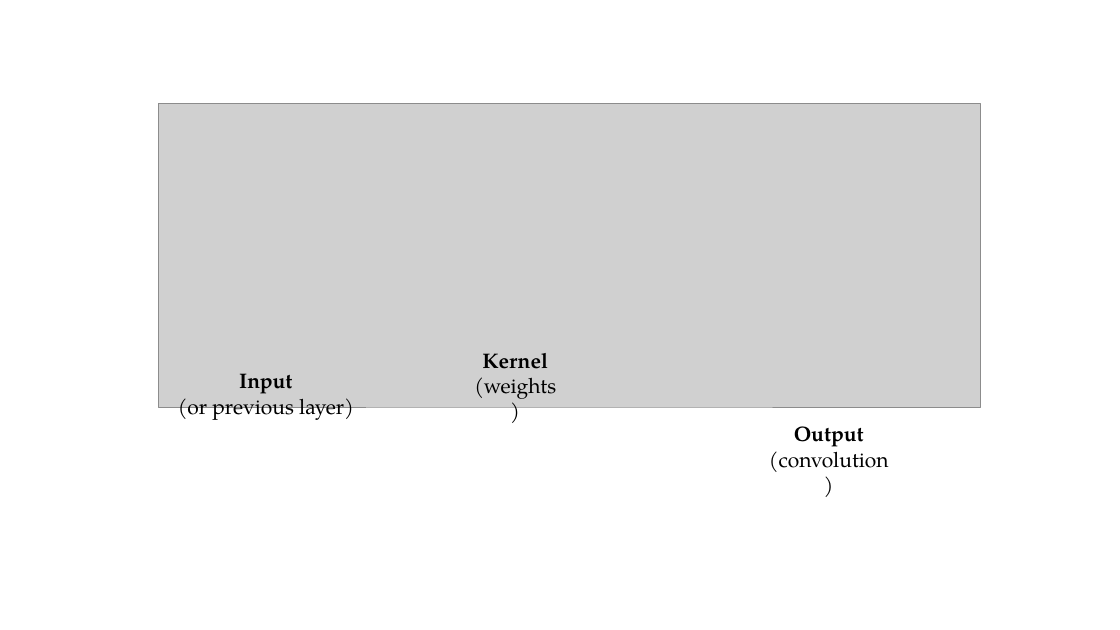
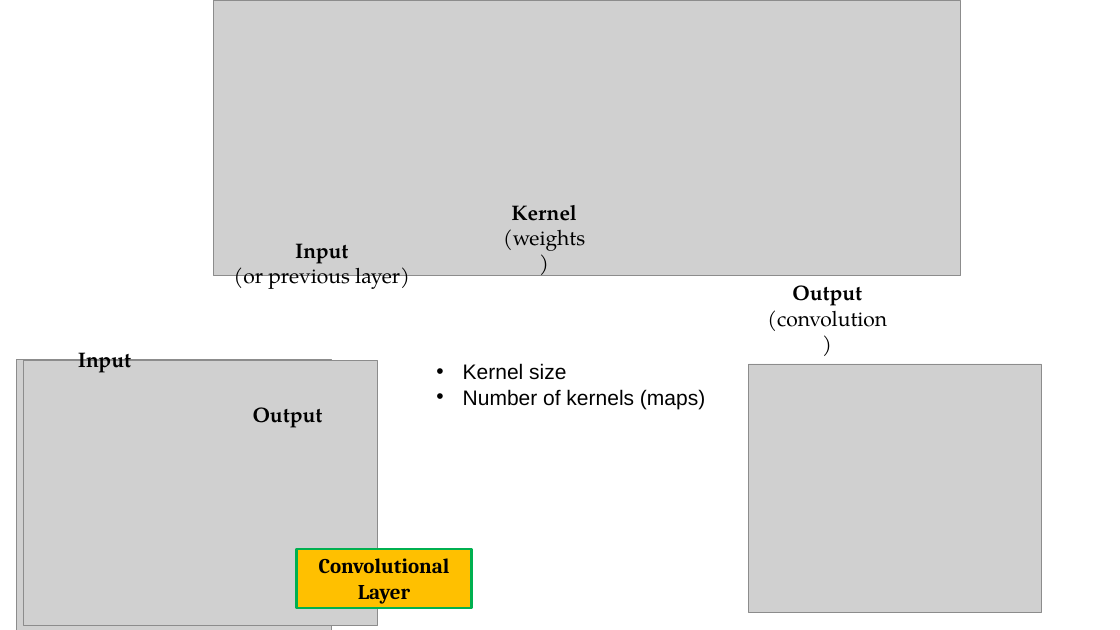
Before and after one commit to Nemenick/FCA_DeepNeuralNework-with-TensorFlow, a slide deck: slide 4 of _SNS_DeepNeuralNework with TensorFlow_lezione.pptx (slide 5 before the commit). Drawn at 1120x630 pixels with LibreOffice and Linux fonts; fonts in the diff are those of the drawing; grey boxes stand for pictures. Boxes give left, top, right and bottom in pixels: in the first picture for what was removed or moved away, otherwise in the second. Text is boxed around its words. In the diff, an @@ line names an element or a change of style, - is before the commit and + after.

```diff
--- a/_SNS_DeepNeuralNework with TensorFlow_lezione.pptx
+++ b/_SNS_DeepNeuralNework with TensorFlow_lezione.pptx
@@ picture: place and size @@
-picture at <box>158,103,981,407</box>
+picture at <box>213,0,961,276</box>
@@ text "Kernel": place and size @@
-text "Kernel" at <box>474,353,556,399</box>
+text "Kernel" at <box>503,205,585,251</box>
@@ text "Input": place and size @@
-text "Input" at <box>178,373,354,422</box>
+text "Input" at <box>234,243,410,291</box>
@@ text "Output": place and size @@
-text "Output" at <box>769,426,889,472</box>
+text "Output" at <box>767,285,887,331</box>
@@ text added at <box>78,345,131,373</box>, 18 pt, text #000000, bold @@
+Input
@@ picture added at <box>17,360,331,630</box> @@
@@ picture added at <box>24,361,378,626</box> @@
@@ text added at <box>463,363,705,409</box>, 18 pt, text #000000 @@
+• Kernel size
+• Number of kernels (maps)
@@ picture added at <box>749,364,1042,612</box> @@
@@ text added at <box>253,407,323,428</box>, 18 pt, text #000000, bold @@
+Output
@@ rectangle added at <box>297,549,472,608</box>, fill #FFC000, outline #00B050 2.25 pt, 18 pt, text #000000, bold @@
+Convolutional Layer
```
Also in this commit, not shown: 7 other slides changed, 8 other files.
